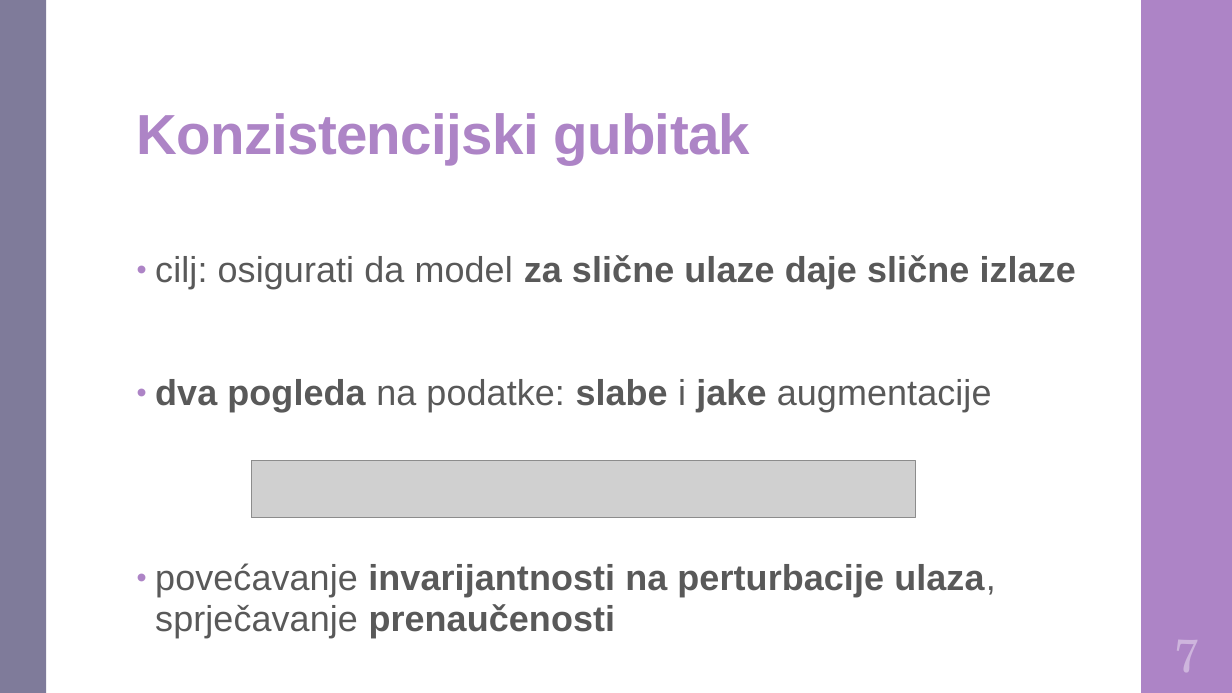
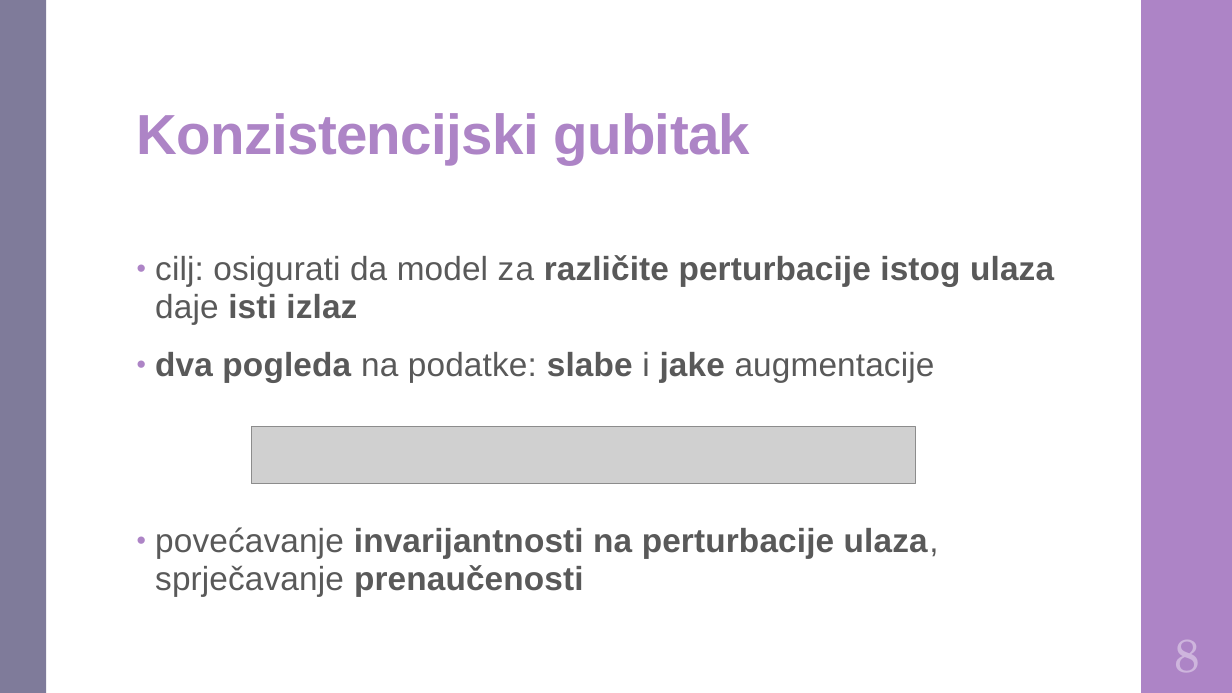
Before and after one commit to DomJamb/Diplomski-Rad-Doku, a slide deck: slide 10 of Prezentacija/Varijacijsko učenje na zašumljenim oznakama.pptx (slide 9 before the commit). Drawn at 1232x693 pixels with LibreOffice and Linux fonts; fonts in the diff are those of the drawing; grey boxes stand for pictures. Boxes give left, top, right and bottom in pixels: in the first picture for what was removed or moved away, otherwise in the second. Text is boxed around its words. In the diff, an @@ line names an element or a change of style, - is before the commit and + after.

```diff
--- a/Prezentacija/Varijacijsko učenje na zašumljenim oznakama.pptx
+++ b/Prezentacija/Varijacijsko učenje na zašumljenim oznakama.pptx
@@ text at (155, 255, 1054, 324): text changed; size 28 to 26 pt @@
-• cilj: osigurati da model za slične ulaze daje slične izlaze
+• cilj: osigurati da model za različite perturbacije istog ulaza daje isti izlaz
@@ text at (155, 352, 939, 597): size 28 to 26 pt in "dva pogleda na podatke: slabe i jake ...", "povećavanje invarijantnosti na perturbacije ulaza, sprječava ..." @@
@@ picture: place and size @@
-picture at (251, 460, 916, 518)
+picture at (251, 426, 916, 484)
@@ text at (1174, 640, 1200, 672): text changed @@
-7
+8
```
Also in this commit, not shown: 16 other slides changed, 2 slides added, 1 other file.
